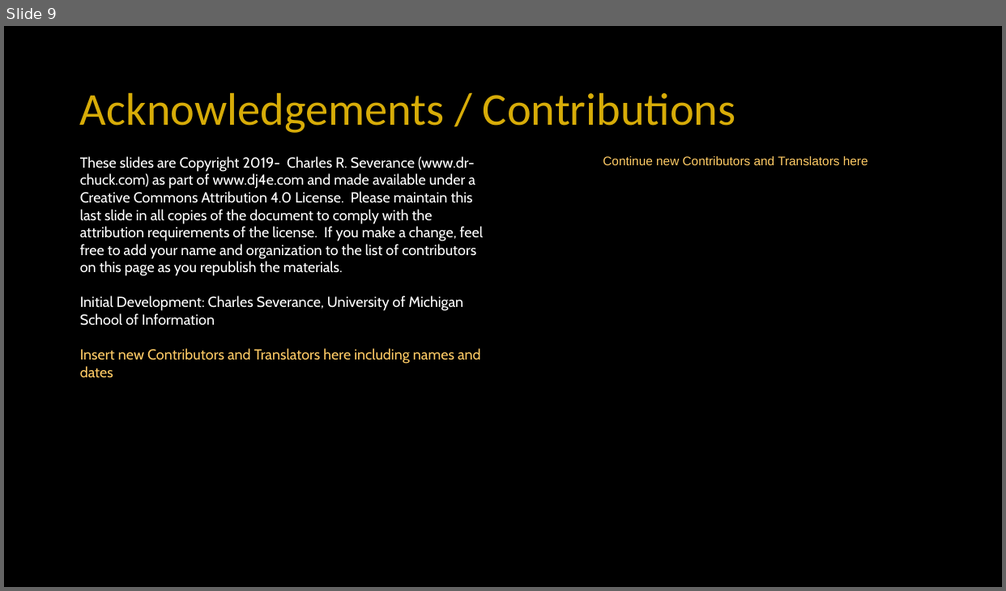
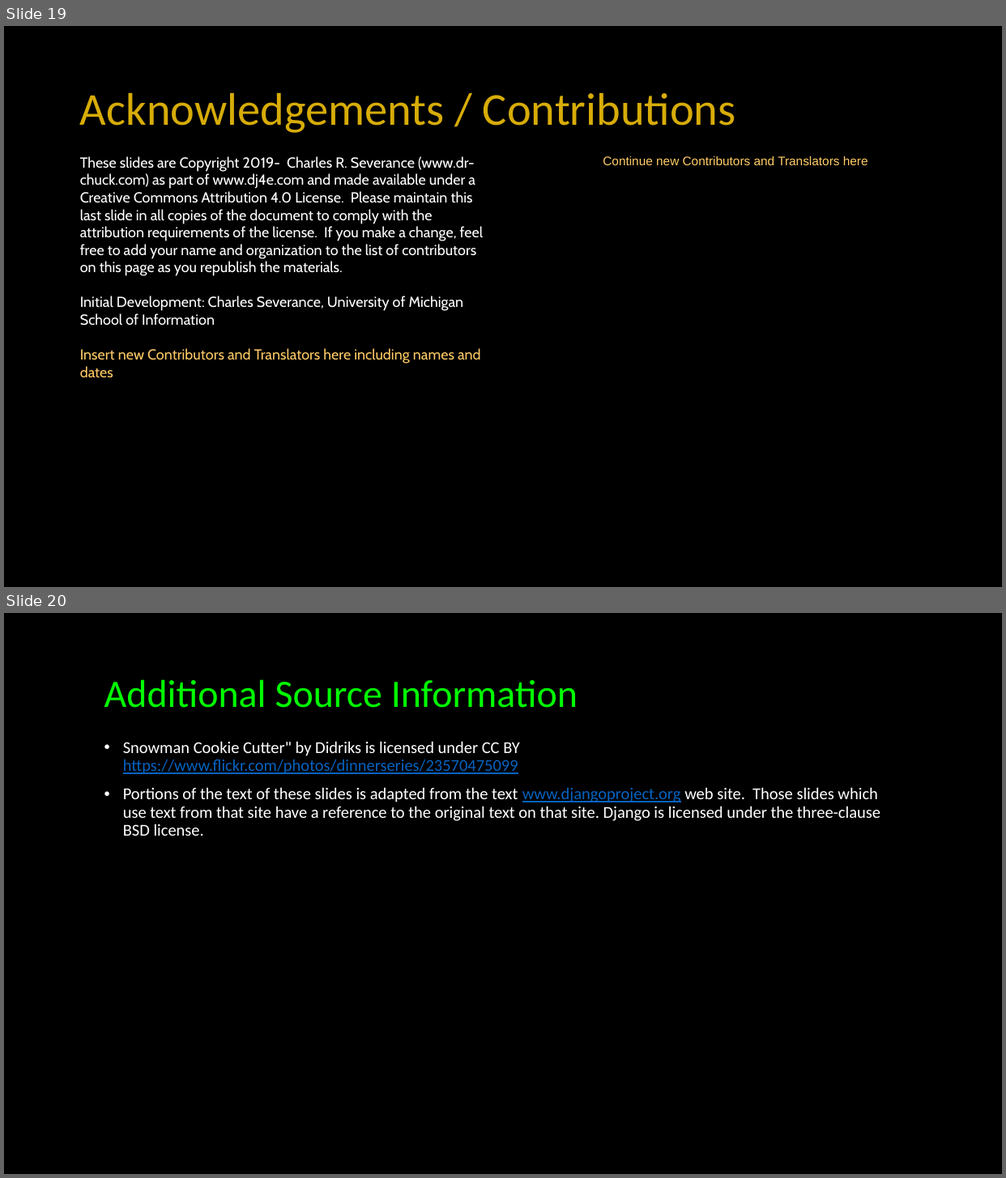
Before and after one commit to csev/dj4e, a slide deck: lectures/DJ-07-Generic-Views.pptx. Shown one above the other, each under a label of ours: slide 9 before the commit, slides 19 and 20 after it. The pictures are 1006x591 and 1006x1178 pixels, drawn with LibreOffice and Linux fonts; fonts in the diff are those of the drawing. Boxes give left, top, right and bottom in pixels: in the first picture for what was removed or moved away, otherwise in the second. Text is boxed around its words. In the diff, an @@ line names an element or a change of style, - is before the commit and + after.

```diff
--- a/lectures/DJ-07-Generic-Views.pptx
+++ b/lectures/DJ-07-Generic-Views.pptx
@@ slide 20 added at (4, 613, 1002, 1174), background #000000 @@
@@ title added at (104, 679, 577, 708), 37.3 pt, text #00FF00 @@
+Additional Source Information
@@ text added at (123, 741, 880, 836), 16 pt, text #FFFFFF @@
+• Snowman Cookie Cutter" by Didriks is licensed under CC BY
+  https://www.flickr.com/photos/dinnerseries/23570475099
+• Portions of the text of these slides is adapted from the text www.djangoproject.org web site. Those slides which use text from that site have a reference to the original text on that site. Django is licensed under the three-clause BSD license.
@@ what was slide 9 is now slide 19 @@
```
Also in this commit, not shown: 1 slide changed, 11 other slides added, 1 slide removed, 4 other files.
